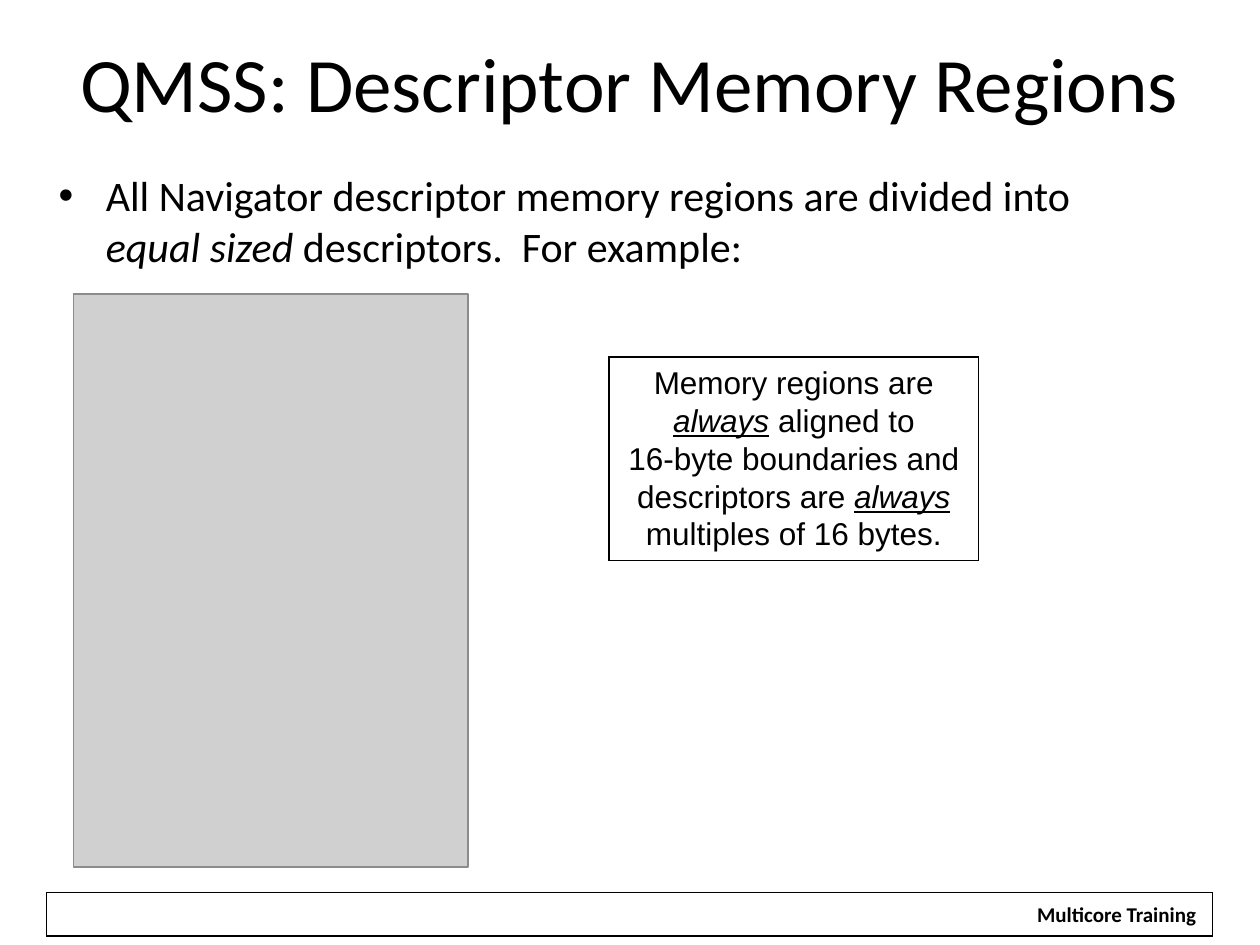
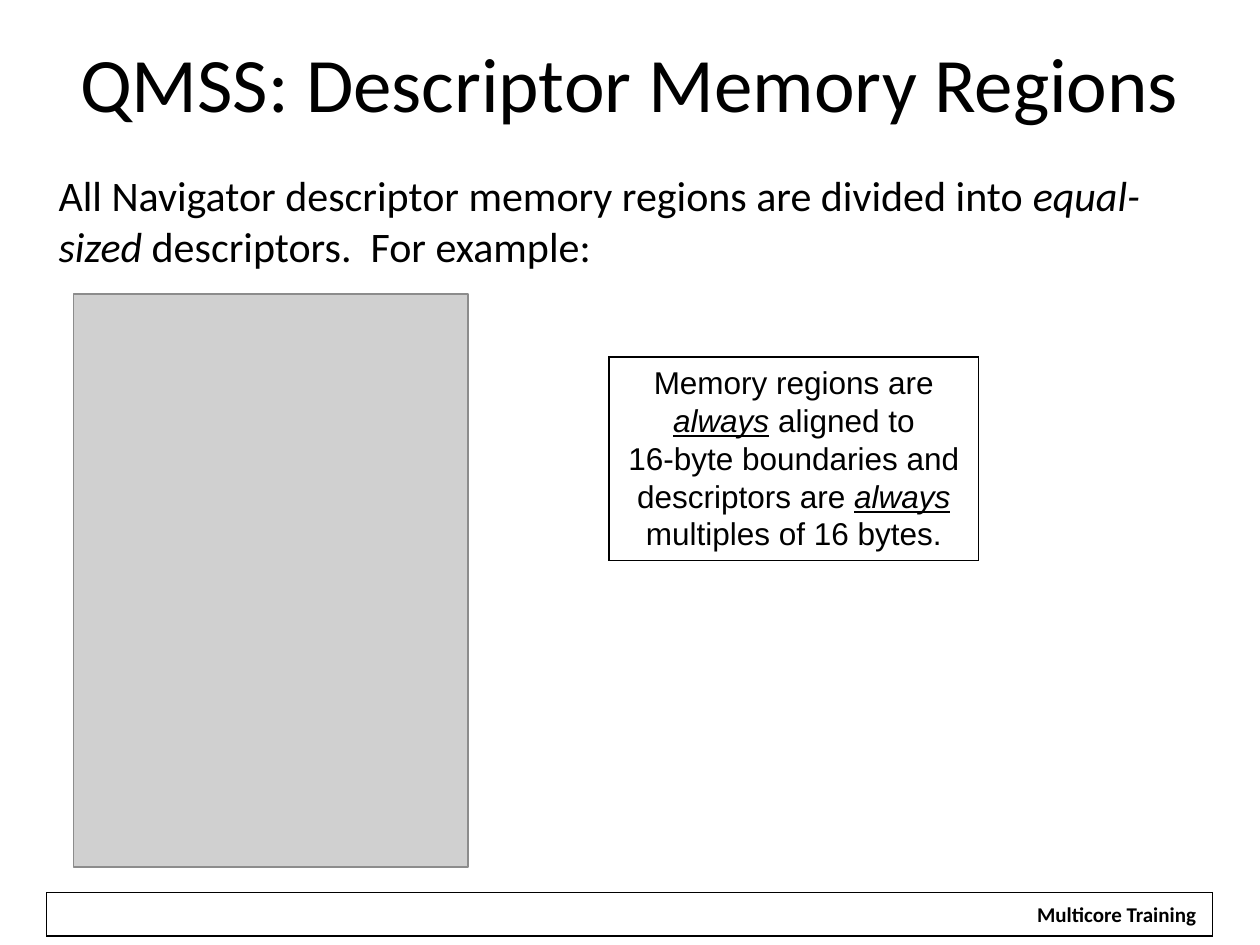
Before and after one commit to hari1989/keystone-workshop, a slide deck: slide 12 of slides/Intro to Multicore Navigator.pptx. Drawn at 1260x945 pixels with LibreOffice and Linux fonts; fonts in the diff are those of the drawing; grey boxes stand for pictures; background and template pictures are left out. Boxes give left, top, right and bottom in pixels: in the first picture for what was removed or moved away, otherwise in the second. Text is boxed around its words. In the diff, an @@ line names an element or a change of style, - is before the commit and + after.

```diff
--- a/slides/Intro to Multicore Navigator.pptx
+++ b/slides/Intro to Multicore Navigator.pptx
@@ text at bbox=[59, 181, 1140, 269]: text changed @@
-• All Navigator descriptor memory regions are divided into equal sized descriptors. For example:
+All Navigator descriptor memory regions are divided into equal-sized descriptors. For example:
```
Also in this commit, not shown: 30 other slides changed, 1 slide added, 5 other files.
